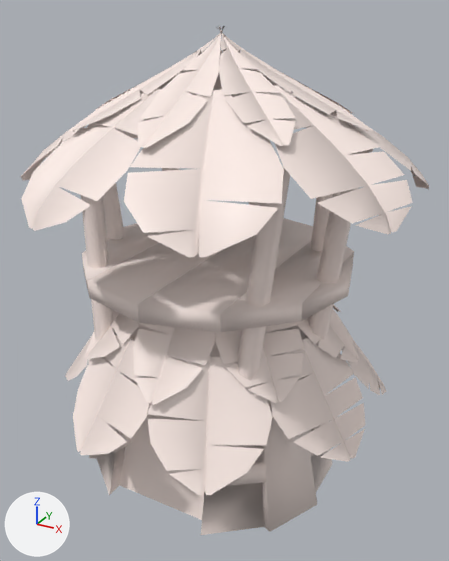
The FBX model Environment/Jungle_Huts/SM_Jungle_Hut_C.fbx, before and after one commit.
Before and after are seen from a 50 mm camera at (3.58, -6.41, 5.67) aimed at (0.13, -0.13, 2.53). Arrows for +X, +Y and +Z are at lower left; the lights stay in place. The older version comes first.

In view in the first picture: 'SM_Jungle_Hut_C.001'.
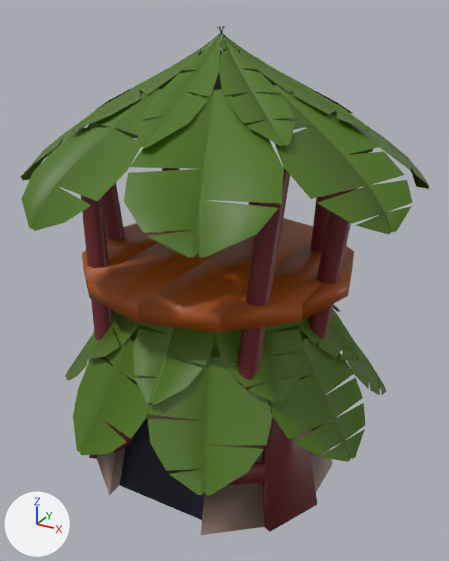
Commit message: huts updated
material slots added fot the huts

Changed parts and their boxes (x1, y1, x2, y2) in the pictures (449 x 561 px):
part 1 of me_cylinder_042, recoloured (pale pink to dark green): (65, 304, 386, 495) in both
part 2 of me_cylinder_042, recoloured (pale pink to dark green): (20, 26, 429, 257) in both
part 3 of me_cylinder_042, recoloured: (115, 333, 333, 492) in both
part 4 of me_cylinder_042, recoloured (pale pink to beige): (97, 404, 264, 535) in both
part 5 of me_cylinder_042, recoloured: (89, 358, 328, 532) in both
part 6 of me_cylinder_042, recoloured: (81, 154, 359, 391) in both
part 7 of me_cylinder_042, recoloured (pale pink to brown): (82, 218, 354, 332) in both
part 8 of me_cylinder_042, recoloured (pale pink to brown): (88, 281, 220, 332) in both
part 9 of me_cylinder_042, recoloured (pale pink to black): (120, 419, 204, 520) in both

Patch to the scene script:
```diff
--- a/Environment/Jungle_Huts/SM_Jungle_Hut_C.fbx.py
+++ b/Environment/Jungle_Huts/SM_Jungle_Hut_C.fbx.py
@@ mat_ms_entrance @@
+mat_ms_entrance = principled_material('MS_Entrance')
+mat_ms_entrance.base_color = (0.00164, 0.000551, 0.0165)  # black #050223
@@ mat_ms_wood @@
+mat_ms_wood = principled_material('MS_Wood')
+mat_ms_wood.base_color = (0.157, 0.0145, 0.0188)  # dark red #6e2025
@@ mat_ms_leafs @@
+mat_ms_leafs = principled_material('MS_Leafs')
+mat_ms_leafs.base_color = (0.0694, 0.16, 0.00302)  # dark green #4a6f0a
@@ mat_ms_clay_wall @@
+mat_ms_clay_wall = principled_material('MS_Clay_wall')
+mat_ms_clay_wall.base_color = (0.361, 0.248, 0.197)  # beige #a2887b
@@ mat_ms_wooden_base @@
+mat_ms_wooden_base = principled_material('MS_wooden_base')
+mat_ms_wooden_base.base_color = (0.402, 0.0785, 0.0)  # brown #aa4f00
@@ me_cylinder_042 @@
 me_cylinder_042.from_pydata(...)  # 1558 vertices, 1004 faces; spans x -2.26..2.37, y -2.41..2.26, z -0.02..5.49
 # used by ob_sm_jungle_hut_c_001; location = (0.0, 0.0, 0.0)
+# me_cylinder_042 part 1: 413 of the faces centred in x -1.99..2.11, y -2.14..2.0, z 1.06..2.73 switch from mat_ms_jungle_hut_001 (pale pink #ffeee8) to mat_ms_leafs (dark green #4a6f0a)
+# me_cylinder_042 part 2: 388 of the faces centred in x -2.21..2.31, y -2.35..2.2, z 3.81..5.44 switch from mat_ms_jungle_hut_001 (pale pink #ffeee8) to mat_ms_leafs (dark green #4a6f0a)
+# me_cylinder_042 part 3: 16 of the faces centred in x -1.54..1.54, y -0.16..1.39, z 0.28..1.19 switch from mat_ms_jungle_hut_001 (pale pink #ffeee8) to mat_ms_clay_wall (beige #a2887b)
+# me_cylinder_042 part 4: 15 of the faces centred in x -0.94..0.94, y -1.65..-1.36, z 0.28..1.47 switch from mat_ms_jungle_hut_001 (pale pink #ffeee8) to mat_ms_clay_wall (beige #a2887b)
+# me_cylinder_042 part 5: 62 of the faces centred in x -1.56..1.57, y -1.45..1.49, z -0.02..1.19 switch from mat_ms_jungle_hut_001 (pale pink #ffeee8) to mat_ms_wood (dark red #6e2025)
+# me_cylinder_042 part 6: 42 of the faces centred in x -1.61..1.61, y -1.2..1.16, z 2.87..2.93 switch from mat_ms_jungle_hut_001 (pale pink #ffeee8) to mat_ms_wood (dark red #6e2025)
+# me_cylinder_042 part 7: 28 of the faces centred in x -1.59..1.59, y -1.22..0.37, z 2.64..2.86 switch from mat_ms_jungle_hut_001 (pale pink #ffeee8) to mat_ms_wooden_base (brown #aa4f00)
+# me_cylinder_042 part 8: 2 of the faces centred in x -0.43..0.42, y -1.64, z 2.75 switch from mat_ms_jungle_hut_001 (pale pink #ffeee8) to mat_ms_wooden_base (brown #aa4f00)
+# me_cylinder_042 part 9: all 10 faces centred in x -0.33..0.33, y -1.43..-1.3, z 0.28..1.33 switch from mat_ms_jungle_hut_001 (pale pink #ffeee8) to mat_ms_entrance (black #050223)
```
